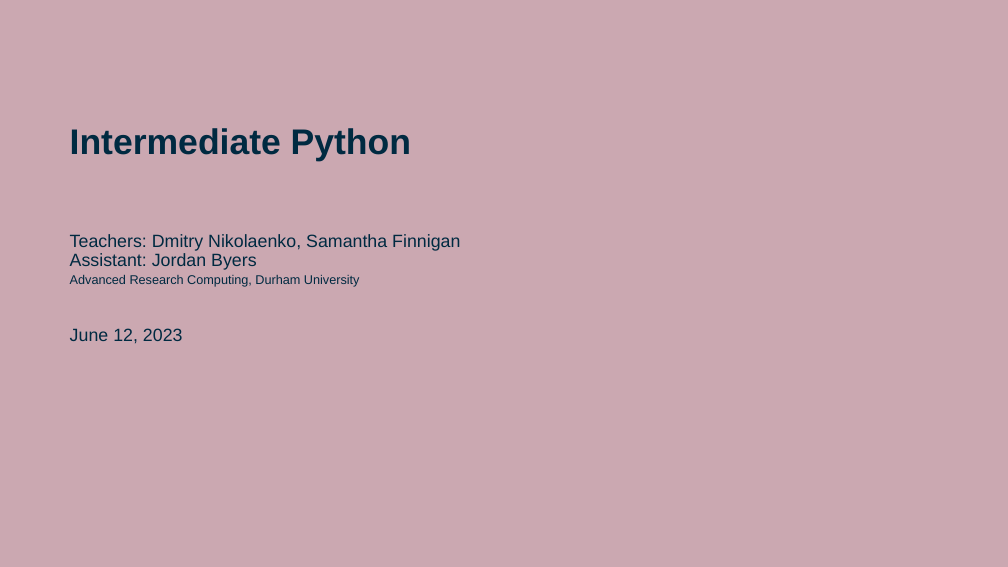
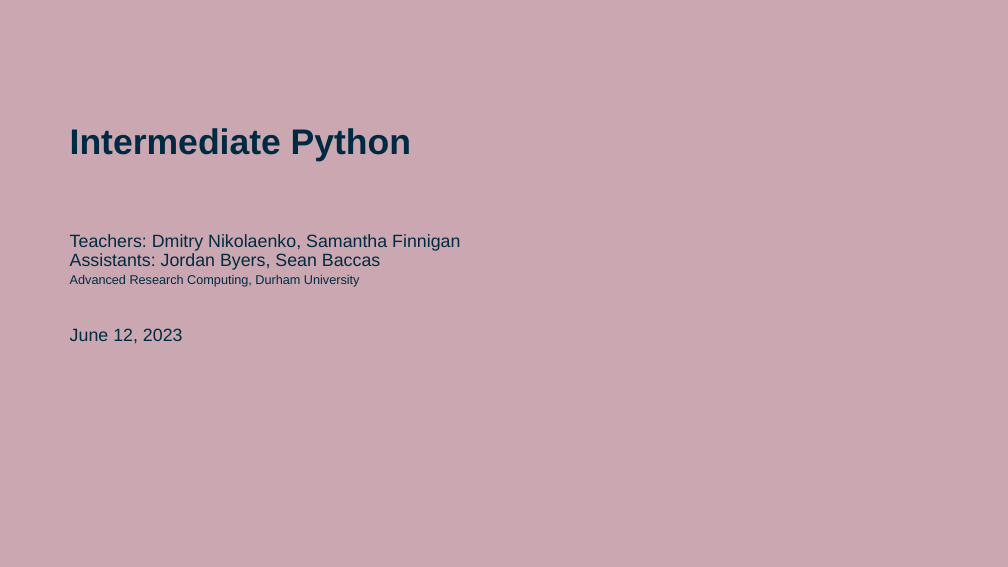
Before and after one commit to DurhamARC/Intermediate-Python, a slide deck: slide 1 of slides/intermediate_python_2023.odp. Drawn at 1008x567 pixels with LibreOffice and Linux fonts; fonts in the diff are those of the drawing; background and template pictures are left out. Boxes give left, top, right and bottom in pixels: in the first picture for what was removed or moved away, otherwise in the second. Text is boxed around its words. In the diff, an @@ line names an element or a change of style, - is before the commit and + after.

```diff
--- a/slides/intermediate_python_2023.odp
+++ b/slides/intermediate_python_2023.odp
@@ text at (x1=70, y1=253, x2=380, y2=270): text changed @@
-Assistant: Jordan Byers
+Assistants: Jordan Byers, Sean Baccas
```
Also in this commit, not shown: 1 other file.
